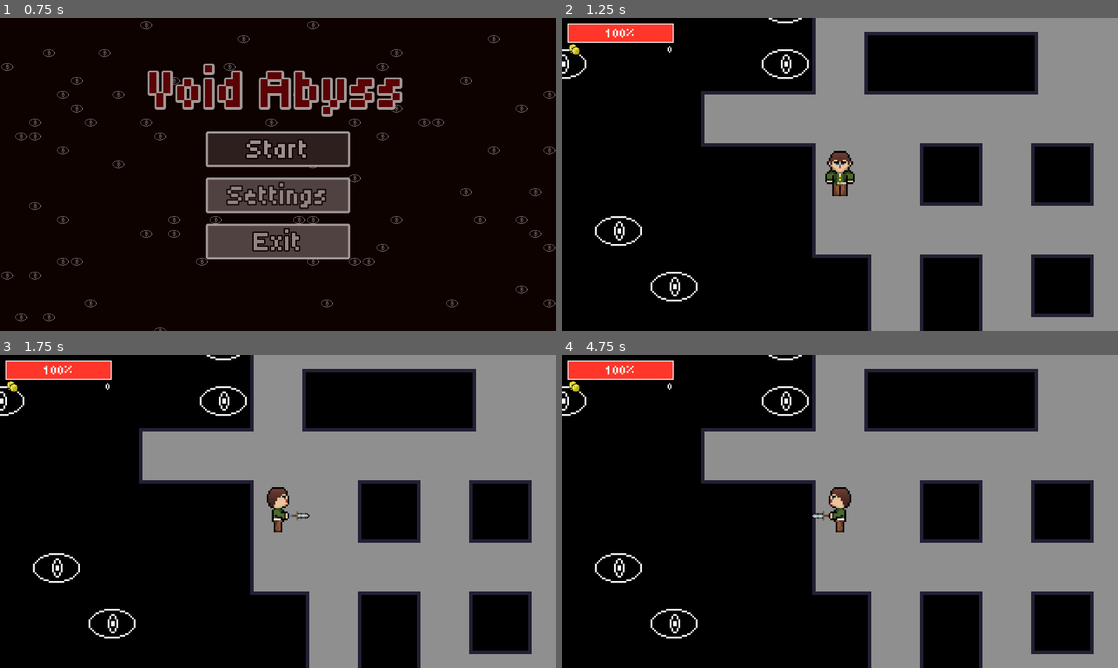
Above: before the commit, frames 1-4 (two rows, left to right).
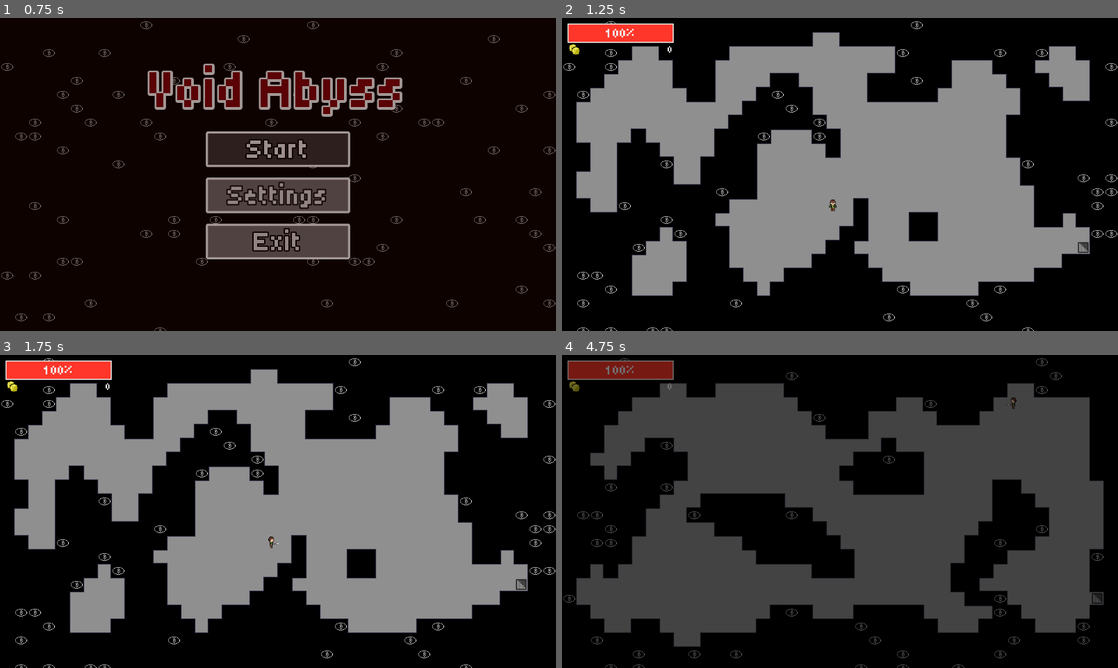
Above: after the commit, the same moments.

Repository: Morfinic/Godot-Inzynierka
Game: Godot game, scene res://Scenes/Main_Menu/MainMenu.tscn
Two runs of this game, one before a commit and one after it. Both use one fixed random seed, a clock stepped at 60 frames per second and the inputs below. Sound files missing from this copy of the repository are replaced by a short silence.
Inputs:
- Up to frame 1 (0.75 s): click "Start" at 0.5 s
- Up to frame 2 (1.25 s): no input
- Up to frame 3 (1.75 s): hold Right (attack_right) from 1.28 s (still down); hold E (interact) from 1.28 s (still down)
- Up to frame 4 (4.75 s): tap Enter at 2 s; release Right (attack_right) at 2.03 s; release E (interact) at 2.03 s; hold Down (attack_down) 2.03-2.78 s; tap E (interact) at 2.1, 3.6 s; hold Right (attack_right) 2.78-3.53 s; hold E (interact) 2.78-3.53 s; hold Up (attack_up) 3.53-4.28 s; tap R (reset_floor, bound only after the commit) at 4.25 s; hold Left (attack_left) from 4.28 s (still down); hold E (interact) from 4.28 s (still down)

Frame 1 is identical in both runs. In frame 2, 44% of the frame differs, in the area x 0-100%, y 0-100%; in frame 3, 44%; in frame 4, 71%.

Commit message:
prace nad CA

Diff:
--- a/Config/GameSettings.cfg
+++ b/Config/GameSettings.cfg
@@ -1,7 +1,7 @@
 [Audio]
 
-Master=0.56
-Music=0.26
+Master=0.0
+Music=0.14
 SFX=0.36
 
 [Window]
--- a/Globals/Resources/Resources.gd
+++ b/Globals/Resources/Resources.gd
@@ -11,6 +11,7 @@
 @export var walker_level: PackedScene
 @export var walker_room_level: PackedScene
 @export var bsp_level: PackedScene
+@export var ca_level: PackedScene
 
 
 @export_category("Audio")
--- a/Globals/Resources/Resources.tscn
+++ b/Globals/Resources/Resources.tscn
@@ -11,6 +11,7 @@
 [ext_resource type="AudioStream" uid="uid://b63bjfa8h3tai" path="res://Assets/Audio/background_noise.mp3" id="8_4ydtg"]
 [ext_resource type="PackedScene" uid="uid://bo6x2rej6rm0y" path="res://Scenes/Game_Manager/Level_Generators/BSP_Level/BSP_Level.tscn" id="8_k1ssm"]
 [ext_resource type="AudioStream" uid="uid://cl3txsml7khha" path="res://Assets/Audio/bone_break.mp3" id="9_ar5q2"]
+[ext_resource type="PackedScene" uid="uid://2xi5ltlpmmdo" path="res://Scenes/Game_Manager/Level_Generators/Cellular_Autoamata/CA_Level.tscn" id="9_kgo5l"]
 [ext_resource type="AudioStream" uid="uid://byi0ja7tgkbac" path="res://Assets/Audio/bone_crack2.mp3" id="10_4s48v"]
 [ext_resource type="AudioStream" uid="uid://xj53yiqihtts" path="res://Assets/Audio/pain_noise_1.mp3" id="11_twokm"]
 [ext_resource type="AudioStream" uid="uid://mgj3b6b5itl1" path="res://Assets/Audio/pain_noise_2.mp3" id="12_5njuk"]
@@ -26,6 +27,7 @@
 walker_level = ExtResource("6_tjdsw")
 walker_room_level = ExtResource("7_xcgfi")
 bsp_level = ExtResource("8_k1ssm")
+ca_level = ExtResource("9_kgo5l")
 coin_pickup = ExtResource("7_fo472")
 background_noise = ExtResource("8_4ydtg")
 bone_break = ExtResource("9_ar5q2")
--- a/Scenes/Actors/Player/Player.tscn
+++ b/Scenes/Actors/Player/Player.tscn
@@ -1345,6 +1345,7 @@
 hurt_sound_player = NodePath("../Audio/Hurt_Sound")
 
 [node name="Camera2D" type="Camera2D" parent="."]
+enabled = false
 zoom = Vector2(4, 4)
 
 [node name="Sprite2D" type="AnimatedSprite2D" parent="."]
--- a/Scenes/Actors/Skeleton_Enemy/skeleton_enemy.tscn
+++ b/Scenes/Actors/Skeleton_Enemy/skeleton_enemy.tscn
@@ -429,6 +429,7 @@
 navigation_layers = 4
 path_postprocessing = 1
 avoidance_layers = 0
+debug_path_custom_color = Color(1, 0, 0, 1)
 
 [node name="Stun_Timer" type="Timer" parent="."]
 process_mode = 3
--- a/Scenes/Game_Manager/Level_Generators/BSP_Level/bsp_level.gd
+++ b/Scenes/Game_Manager/Level_Generators/BSP_Level/bsp_level.gd
@@ -119,7 +119,6 @@
 	var rooms_dup = rooms.duplicate()
 	var first_room = rooms_dup.pop_front()
 	var exit_position = first_room.position
-	var player_spawn = player.position
 	var exit_room
 
 	for room in rooms_dup:
@@ -160,7 +159,7 @@
 
 func place_enemies():
 	for room in rooms_map.duplicate():
-		var enemy_amount = randi_range(1, 3)
+		var enemy_amount = room.size() / 10 if room.size() / 10 > 2 else 2
 
 		for i in enemy_amount:
 			var _spawn_tile = room.pick_random()
--- /dev/null
+++ b/Scenes/Game_Manager/Level_Generators/Cellular_Autoamata/CA_Level.tscn
@@ -0,0 +1,23 @@
+[gd_scene load_steps=7 format=3 uid="uid://2xi5ltlpmmdo"]
+
+[ext_resource type="Script" path="res://Scenes/Game_Manager/Level_Generators/Cellular_Autoamata/ca_level.gd" id="1_m3ix5"]
+[ext_resource type="TileSet" uid="uid://bp6smkbjkuwan" path="res://Assets/Level_Tilemap.tres" id="2_3mwec"]
+[ext_resource type="PackedScene" uid="uid://cu5jlhe8usdkc" path="res://Scenes/Background/background.tscn" id="2_fdg10"]
+[ext_resource type="PackedScene" uid="uid://c2f251vwx2led" path="res://Scenes/Exit/Exit.tscn" id="2_uue36"]
+[ext_resource type="PackedScene" uid="uid://dlsox1gb4ljat" path="res://Scenes/Treasure/Treasure.tscn" id="3_xphmm"]
+[ext_resource type="PackedScene" uid="uid://ccl4xqd5sml6o" path="res://Scenes/Actors/Skeleton_Enemy/skeleton_enemy.tscn" id="4_nfgwo"]
+
+[node name="Ca_Level" type="Node2D"]
+script = ExtResource("1_m3ix5")
+exit = ExtResource("2_uue36")
+treasure = ExtResource("3_xphmm")
+enemy = ExtResource("4_nfgwo")
+
+[node name="Terrain" type="Node2D" parent="."]
+
+[node name="Background" parent="Terrain" instance=ExtResource("2_fdg10")]
+
+[node name="Terrain" type="TileMapLayer" parent="Terrain"]
+tile_set = ExtResource("2_3mwec")
+
+[node name="Exit_Finder" type="NavigationAgent2D" parent="Terrain/Terrain"]
--- /dev/null
+++ b/Scenes/Game_Manager/Level_Generators/Cellular_Autoamata/Cellular_Automata.gd
@@ -0,0 +1,81 @@
+extends Node
+class_name CA
+
+
+var size
+var grid := []
+
+
+func _init(_size) -> void:
+	size = _size.size
+
+
+func simulate():
+	randomize()
+	create_noise()
+	generate_cave()
+
+	return create_map()
+
+
+func create_noise():
+	for x in range(size.x):
+		grid.append([])
+		for y in range(size.y):
+			grid[x].append(randf() < 0.45)
+
+
+func generate_cave():
+	var iter = 3
+	for i in range(iter):
+		var grid_copy = grid.duplicate(true)
+
+		for y in range(size.y):
+			for x in range(size.x):
+				var wall_count = count_walls(x, y, 1)
+				var flood_protocol = count_walls(x, y, 2)
+				var cell_type = grid[x][y]
+
+				if grid_copy[x][y]:
+					if i == iter - 1:
+						grid_copy[x][y] = wall_count >= 4 or flood_protocol <= 2
+					else:
+						grid_copy[x][y] = wall_count >= 4
+				else:
+					grid_copy[x][y] = wall_count >= 5
+				#if wall_count >= 5 or flood_protocol <= 3:
+					#grid_copy[x][y] = true
+				#else:
+					#grid_copy[x][y] = false
+
+		grid = grid_copy
+
+
+func count_walls(x, y, area):
+	var cnt = 0
+
+	for i in range(-area, area + 1):
+		for j in range(-area, area + 1):
+			if i == 0 and j == 0:
+				continue
+
+			var nx = x + i
+			var ny = y + j
+
+			if nx < 0 or nx >= size.x or ny < 0 or ny >= size.y:
+				cnt += 1
+			elif grid[nx][ny]:
+				cnt += 1
+
+	return cnt
+
+
+func create_map():
+	var map := []
+
+	for x in range(size.x):
+		for y in range(size.y):
+			if !grid[x][y]:
+				map.append(Vector2(x + 1, y + 1))
+
+	return map
--- /dev/null
+++ b/Scenes/Game_Manager/Level_Generators/Cellular_Autoamata/ca_level.gd
@@ -0,0 +1,106 @@
+extends Node2D
+class_name CA_Level
+
+
+@onready var floor_tilemap: TileMapLayer = $Terrain/Terrain
+@onready var background: TileMapLayer = $Terrain/Background
+@onready var exit_finder: NavigationAgent2D = $Terrain/Terrain/Exit_Finder
+
+
+
+@export var exit: PackedScene
+@export var treasure: PackedScene
+@export var enemy: PackedScene
+
+
+var map := []
+var borders: Rect2
+var player: CharacterBody2D
+
+
+func with_data(_borders, _player) -> CA_Level:
+	borders = _borders
+	player = _player
+	return self
+
+
+func _ready() -> void:
+	background.set_size(borders.size)
+	generate_level()
+	place_player()
+	place_exit()
+
+
+func generate_level():
+	var Cell_Aut = CA.new(borders)
+	map = Cell_Aut.simulate()
+	Cell_Aut.queue_free()
+
+	floor_tilemap.set_cells_terrain_connect(
+		map, 0, 0
+	)
+
+
+func place_player():
+	var _spawn_tile = map.pick_random()
+	var del_tiles = Utils.get_surrounding_tile_area(
+		_spawn_tile, floor_tilemap, 5
+	)
+	for tile in del_tiles:
+		map.erase(tile)
+
+	var player_spawn_position = Vector2(
+		_spawn_tile.x * 32 + 16,
+		_spawn_tile.y * 32 + 16
+	)
+	player.position = player_spawn_position
+	map.erase(_spawn_tile)
+
+
+func place_exit():
+	var exit_node = exit.instantiate()
+
+	#var tmp_map = map.duplicate()
+	#tmp_map.shuffle()
+	#var exit_options = tmp_map.slice(0, 20)
+	var _spawn_tile = find_exit_position(map)
+
+	var del_tiles = Utils.get_surrounding_tile_area(
+		_spawn_tile, floor_tilemap, 2
+	)
+	for tile in del_tiles:
+		map.erase(tile)
+
+	var exit_position = Vector2(
+		_spawn_tile.x * 32 + 16,
+		_spawn_tile.y * 32 + 16
+	)
+
+	exit_node.position = exit_position
+	add_child(exit_node)
+	exit_node.connect("level_finished", Callable(self, "finish_level"))
+	map.erase(_spawn_tile)
+
+
+func finish_level():
+	queue_free()
+
+
+func find_exit_position(exit_options):
+	var first_pos = exit_options.pop_front()
+	var exit_position = first_pos
+
+	var distance_to_current_exit
+	var distance_to_new_exit
+
+	for option in exit_options:
+		exit_finder.target_position = exit_position
+		distance_to_current_exit = exit_finder.distance_to_target()
+
+		exit_finder.target_position = option
+		distance_to_new_exit = exit_finder.distance_to_target()
+
+		if distance_to_new_exit > distance_to_current_exit:
+			exit_position = option
+
+	return exit_position
--- a/Scenes/Game_Manager/Level_Generators/Walker/walker_level.gd
+++ b/Scenes/Game_Manager/Level_Generators/Walker/walker_level.gd
@@ -98,7 +98,7 @@
 	var exit_position = first_pos
 	var player_spawn = player.position
 
-	for option in map:
+	for option in exit_options:
 		exit_finder.target_position = exit_position
 		var distance_to_current_exit = exit_finder.distance_to_target()
 
@@ -133,7 +133,7 @@
 
 
 func place_enemies():
-	var enemy_amount = floor(map.size() / 20)
+	var enemy_amount = floor(map.size() / 10)
 	#var enemy_amount = 1
 
 	for i in enemy_amount:
--- a/Scenes/Game_Manager/Level_Generators/Walker_Room/walker_room_level.gd
+++ b/Scenes/Game_Manager/Level_Generators/Walker_Room/walker_room_level.gd
@@ -135,7 +135,7 @@
 
 
 func place_enemies():
-	var enemy_amount = floor(map.size() / 20)
+	var enemy_amount = floor(map.size() / 10)
 	#var enemy_amount = 1
 
 	for i in enemy_amount:
--- a/Scenes/Game_Manager/level_manager.gd
+++ b/Scenes/Game_Manager/level_manager.gd
@@ -11,7 +11,7 @@
 
 
 func init_level():
-	var floor_id = RunStats.Floor % 3
+	var floor_id = RunStats.Floor % 1
 	var level
 	var level_size := Vector2i(38, 20)
 	#38, 20
@@ -20,17 +20,21 @@
 
 	match floor_id:
 		0:
-			level = Resources.bsp_level.instantiate().with_data(
+			level = Resources.ca_level.instantiate().with_data(
 				Rect2(Vector2(1, 1), level_size), player
 			)
-		1:
-			level = Resources.walker_level.instantiate().with_data(
-				level_size / 2, Rect2(Vector2(1, 1), level_size), player
-			)
-		2:
-			level = Resources.walker_room_level.instantiate().with_data(
-				level_size / 2, Rect2(Vector2(1, 1), level_size), player
-			)
+		#3:
+			#level = Resources.bsp_level.instantiate().with_data(
+				#Rect2(Vector2(1, 1), level_size), player
+			#)
+		#1:
+			#level = Resources.walker_level.instantiate().with_data(
+				#level_size / 2, Rect2(Vector2(1, 1), level_size), player
+			#)
+		#2:
+			#level = Resources.walker_room_level.instantiate().with_data(
+				#level_size / 2, Rect2(Vector2(1, 1), level_size), player
+			#)
 
 
 	level.z_index = -2
@@ -41,3 +45,10 @@
 	if node.name.ends_with("_Level") and player.stats.health > 0:
 		RunStats.Floor += 1
 		$"../Level_Transition".change_level()
+
+
+func _unhandled_input(event: InputEvent) -> void:
+	if event.is_action_pressed("reset_floor"):
+		var child = self.get_child(1)
+		if child:
+			child.queue_free()
--- a/project.godot
+++ b/project.godot
@@ -89,6 +89,11 @@
 "events": [Object(InputEventKey,"resource_local_to_scene":false,"resource_name":"","device":-1,"window_id":0,"alt_press …(195 unchanged characters)…
 ]
 }
+reset_floor={
+"deadzone": 0.5,
+"events": [Object(InputEventKey,"resource_local_to_scene":false,"resource_name":"","device":-1,"window_id":0,"alt_pressed":false,"shift_pressed":false,"ctrl_pressed":false,"meta_pressed":false,"pressed":false,"keycode":0,"physical_keycode":82,"key_label":0,"unicode":114,"location":0,"echo":false,"script":null)
+]
+}
 
 [layer_names]
 
Not shown: 1 places in Globals/Resources/Resources.tscn that only renumber resources
Not shown, added: export_presets.cfg
